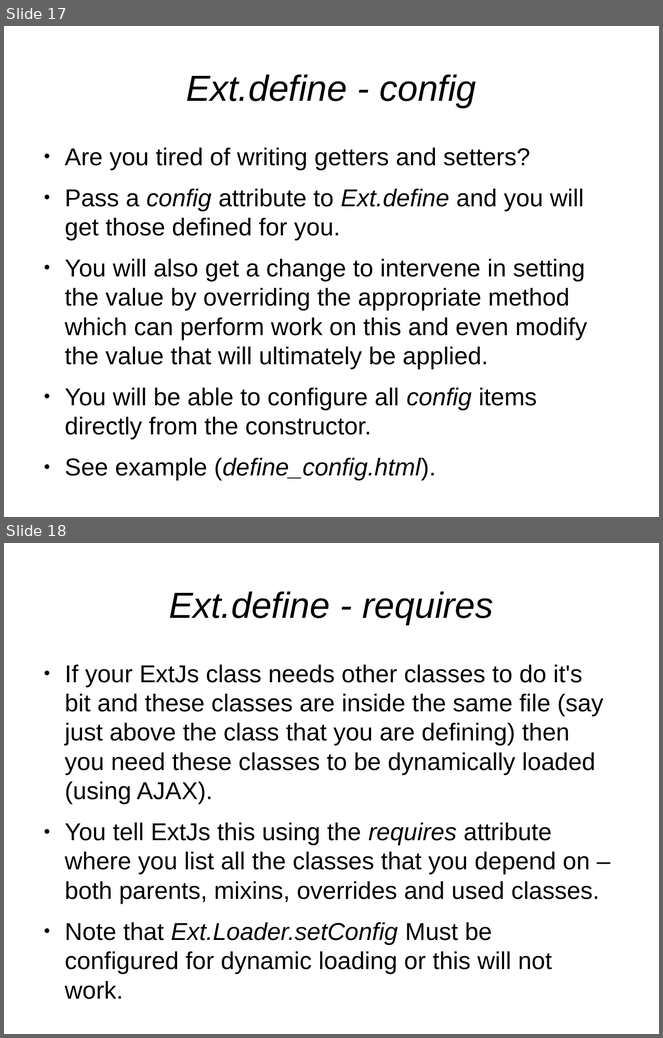
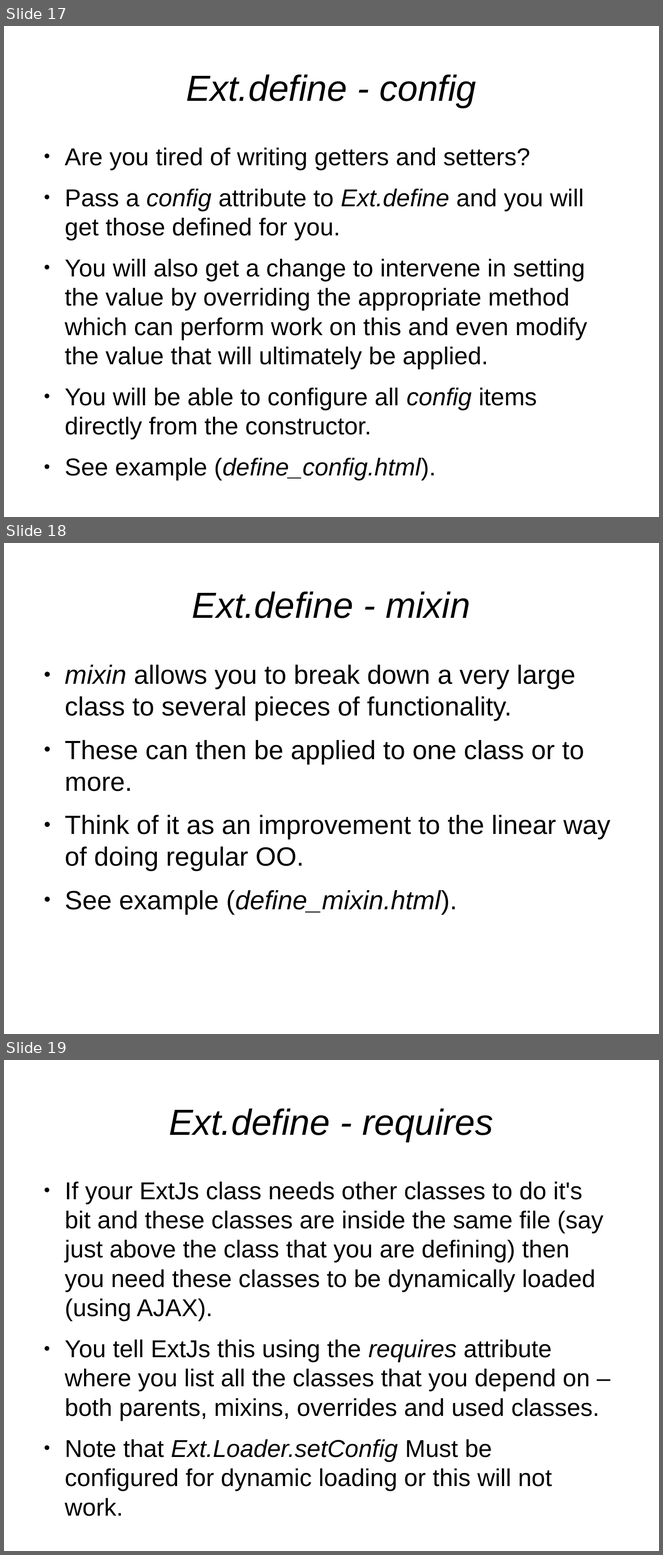
Before and after one commit to veltzer/demos, a slide deck: javascript/extjs/doc/extjs_oo.odp. Shown one above the other, each under a label of ours: slides 17 and 18 before the commit, slides 17, 18 and 19 after it. The pictures are 663x1038 and 663x1555 pixels, drawn with LibreOffice and Linux fonts; fonts in the diff are those of the drawing. Boxes give left, top, right and bottom in pixels: in the first picture for what was removed or moved away, otherwise in the second. Text is boxed around its words. In the diff, an @@ line names an element or a change of style, - is before the commit and + after.

Commit message:
more examples

```diff
--- a/javascript/extjs/doc/extjs_oo.odp
+++ b/javascript/extjs/doc/extjs_oo.odp
@@ slide 18 added at (x1=4, y1=543, x2=659, y2=1034), background #FFFFFF @@
@@ title added at (x1=192, y1=591, x2=470, y2=618), 44 pt, text #000000, italic @@
+Ext.define - mixin
@@ text added at (x1=65, y1=665, x2=610, y2=915), 32 pt, text #000000 @@
+● mixin allows you to break down a very large class to several pieces of functionality.
+● These can then be applied to one class or to more.
+● Think of it as an improvement to the linear way of doing regular OO.
+● See example (define_mixin.html).
@@ what was slide 18 is now slide 19 @@
```
Also in this commit, not shown: 2 other slides added, 2 other files.
